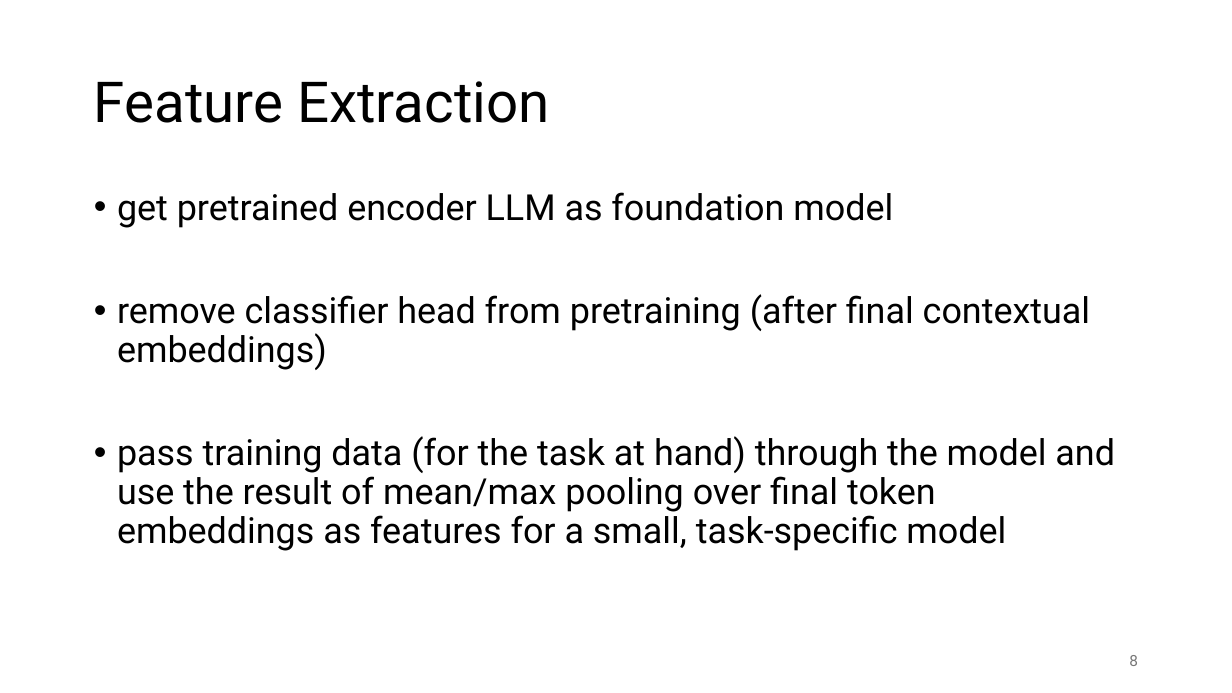
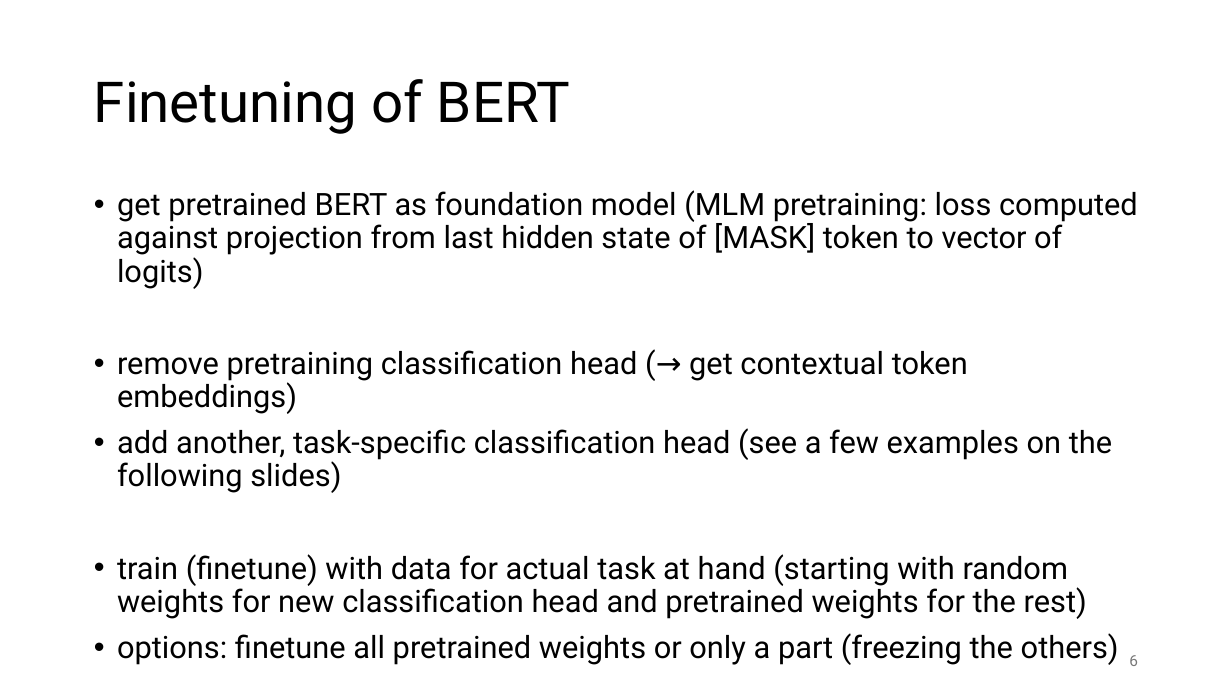
Before and after one commit to FelixWick/language_models, a slide deck: slide 6 of slides/5_finetuning.pptx (slide 8 before the commit). Drawn at 1232x693 pixels with LibreOffice and Linux fonts; fonts in the diff are those of the drawing. Boxes give left, top, right and bottom in pixels: in the first picture for what was removed or moved away, otherwise in the second. Text is boxed around its words. In the diff, an @@ line names an element or a change of style, - is before the commit and + after.

Commit message:
finetuning slides

```diff
--- a/slides/5_finetuning.pptx
+++ b/slides/5_finetuning.pptx
@@ title at bbox=[94, 79, 570, 134]: text changed @@
-Feature Extraction
+Finetuning of BERT
@@ text at bbox=[117, 190, 1138, 665]: text changed; size 28 to 24 pt @@
-• get pretrained encoder LLM as foundation model
-• remove classifier head from pretraining (after final contextual embeddings)
-• pass training data (for the task at hand) through the model and use the result of mean/max pooling over final token embeddings as features for a small, task-specific model
+• get pretrained BERT as foundation model (MLM pretraining: loss computed against projection from last hidden state of [MASK] token to vector of logits)
+• remove pretraining classification head (→ get contextual token embeddings)
+• add another, task-specific classification head (see a few examples on the following slides)
+• train (finetune) with data for actual task at hand (starting with random weights for new classification head and pretrained weights for the rest)
+• options: finetune all pretrained weights or only a part (freezing the others)
@@ page number at bbox=[1129, 655, 1138, 666]: text changed @@
-8
+6
```
Also in this commit, not shown: 12 other slides changed, 7 slides added, 6 slides removed, 5 other files.
